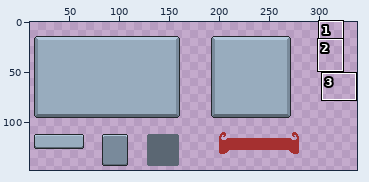
A pixel-art file gets an edit: Assets/Sprites/New_UI.aseprite. The first picture is a wide view before the edit; the outline marks the close-up.
Close-up. Before the commit:
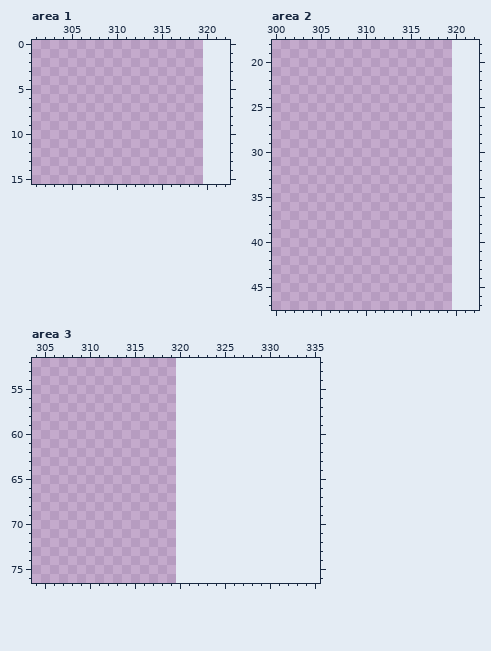
320x180 pixels, 1 frame. Shown: area 1: x 301..322, y 0..15; area 2: x 300..322, y 18..47; area 3: x 304..335, y 52..76. The old version is drawn lined up with the new one, on the new canvas. The wide view leaves out empty margins.
And afterwards:
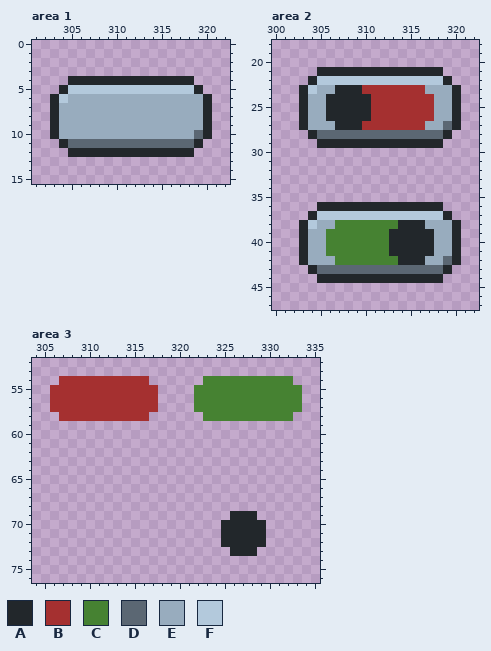
Palette (. is transparent): A #22272b  B #a53030  C #468232  D #5b6773  E #98acbe  F #b3c9dc
The exact change:
canvas 320x180 -> 448x180
Area 1:
y 4: x 305..318 .............. -> AAAAAAAAAAAAAA
y 5: x 304..319 ................ -> AFFFFFFFFFFFFFFA
y 6: x 303..320 .................. -> AFEEEEEEEEEEEEEEEA
y 7..9: x 303..320 .................. -> AEEEEEEEEEEEEEEEEA
y 10: x 303..320 .................. -> AEEEEEEEEEEEEEEEDA
y 11: x 304..319 ................ -> ADDDDDDDDDDDDDDA
y 12: x 305..318 .............. -> AAAAAAAAAAAAAA
Area 2:
y 21: x 305..318 .............. -> AAAAAAAAAAAAAA
y 22: x 304..319 ................ -> AFFFFFFFFFFFFFFA
y 23: x 303..320 .................. -> AFEEAAABBBBBBBEEEA
y 24..26: x 303..320 .................. -> AEEAAAAABBBBBBBEEA
y 27: x 303..320 .................. -> AEEEAAABBBBBBBEEDA
y 28: x 304..319 ................ -> ADDDDDDDDDDDDDDA
y 29: x 305..318 .............. -> AAAAAAAAAAAAAA
y 36: x 305..318 .............. -> AAAAAAAAAAAAAA
y 37: x 304..319 ................ -> AFFFFFFFFFFFFFFA
y 38: x 303..320 .................. -> AFEECCCCCCCAAAEEEA
y 39..41: x 303..320 .................. -> AEECCCCCCCAAAAAEEA
y 42: x 303..320 .................. -> AEEECCCCCCCAAAEEDA
y 43: x 304..319 ................ -> ADDDDDDDDDDDDDDA
y 44: x 305..318 .............. -> AAAAAAAAAAAAAA
Area 3:
y 54: x 307..316 .......... -> BBBBBBBBBB; x 323..332 .......... -> CCCCCCCCCC
y 55..57: x 306..317 ............ -> BBBBBBBBBBBB; x 322..333 ............ -> CCCCCCCCCCCC
y 58: x 307..316 .......... -> BBBBBBBBBB; x 323..332 .......... -> CCCCCCCCCC
y 69: x 326..328 ... -> AAA
y 70..72: x 325..329 ..... -> AAAAA
y 73: x 326..328 ... -> AAA
